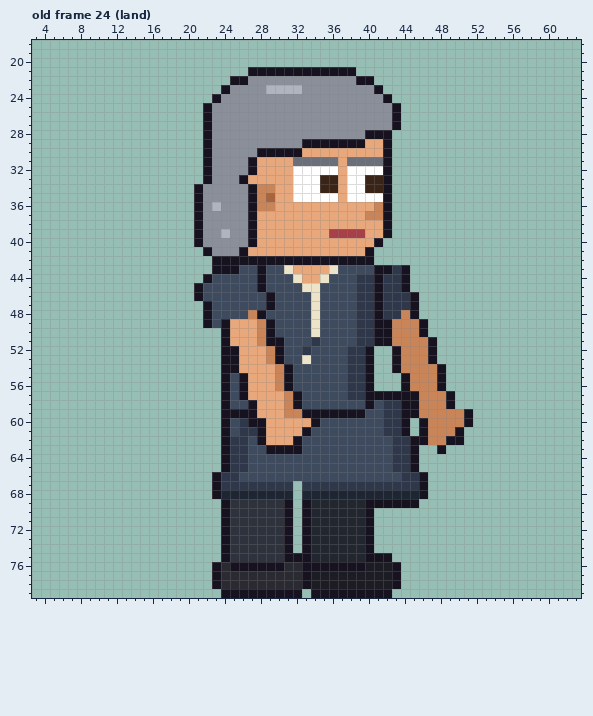
One commit to this pixel-art file: sprites/clients/client_attorney_b_right_anim.aseprite. That is the earlier state.
64x80 pixels, 123 frames. Colours within 5 levels of each other are drawn and written as one. Shown: old frame 24 (land): x 3..63, y 18..79. The commit also changed other frames, which this record leaves out.
Once edited:
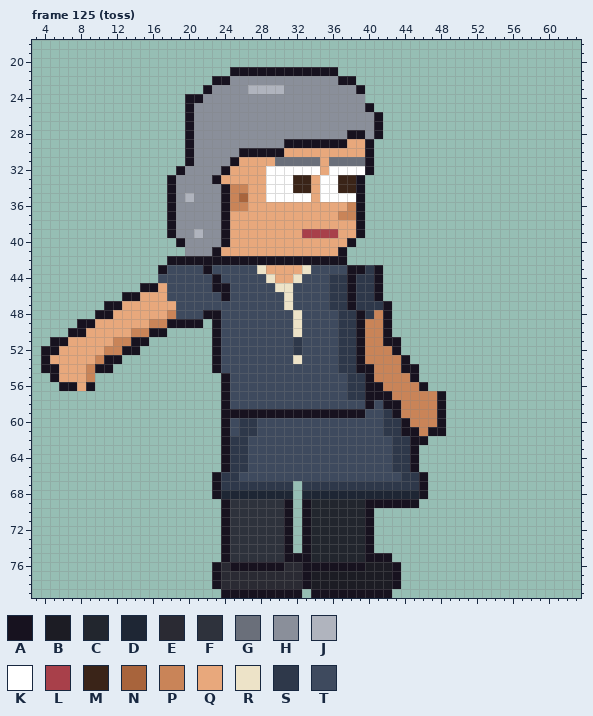
Palette (. is transparent): A #17121f  B #1c1c24  C #22262e  D #1e2634  E #2a2a33  F #2e323c  G #6a6f7a  H #8a8f9a  J #b0b4be  K #ffffff  L #a8404a  M #3a2418  N #a8643c  P #c98458  Q #e8a87c  R #ede3c8  S #2e384a  T #3e4a5e
A new or re-ordered frame is compared with the old frame closest to it.
From old to new:
frames 123 -> 129
--- frame 125 (toss) is new; against old frame 24 (land)
@@ x 3..63 @@
 20 .............................................................
-21 ........................AAAAAAAAAAAA.........................
-22 ......................AAHHHHHHHHHHHHAA.......................
-23 .....................AHHHHJJJJHHHHHHHHA......................
-24 ....................AHHHHHHHHHHHHHHHHHHA.....................
-25 ...................AHHHHHHHHHHHHHHHHHHHHA....................
-26 ...................AHHHHHHHHHHHHHHHHHHHHA....................
-27 ...................AHHHHHHHHHHHHHHHHHHHHA....................
-28 ...................AHHHHHHHHHHHHHHHHHAAA.....................
-29 ...................AHHHHHHHHHHAAAAAAAQQA.....................
-30 ...................AHHHHHAAAAAQQQQQQQQQA.....................
-31 ...................AHHHHAQQQQGGGGGQGGGGA.....................
-32 ...................AHHHHAQQQQKKKKKQKKKKA.....................
-33 ...................AHHHAQQQQQKKKMMQKKMMA.....................
-34 ..................AHHHHHAPPQQKKKMMQKKMMA.....................
-35 ..................AHHHHHAPNQQKKKKKQKKKKA.....................
-36 ..................AHJHHHAPPQQQQQQQQQQQPA.....................
-37 ..................AHHHHHAQQQQQQQQQQQQPPA.....................
-38 ..................AHHHHHAQQQQQQQQQQQQQQA.....................
-39 ..................AHHJHHAQQQQQQQQLLLLQQA.....................
-40 ..................AHHHHHAQQQQQQQQQQQQQA......................
-41 ...................AHHHAQQQQQQQQQQQQQA.......................
-42 ....................AAAAAAAAAAAAAAAAAA.......................
-43 ....................AAATTATTRQQQQRTTTTAASA...................
-44 ...................ATTTTTATTTRQQRTTTSSASSA...................
-45 ..................ATTTTTTATTTTRRTTTTSSASSA...................
-46 ..................ATTTTTTTATTTTRTTTTSSASSSA..................
-47 ...................ATTTTTTATTTTRTTTTSSASSSA..................
-48 ...................ATTTTPATTTTTRTTTTSSASSPA..................
-49 ...................ATAQQQPATTTTRTTTTSSAAPPPA.................
-50 .....................AQQQPATTTTRTTTTSSAAPPPA.................
-51 .....................AQQQPAATTTSTTTTSSAAPPPPA................
-52 .....................AAQQQPATTSTTTTSSA..APPPA................
-53 .....................AAQQQPATTRTTTTSSA..APPPA................
-54 .....................AAQQQQPATTTTTTSSA..APPPPA...............
-55 .....................ATAQQQPATTTTTTSSA...APPPA...............
-56 .....................ATAQQQPATTTTTTSSA...APPPA...............
-57 .....................ATAQQQQPATTTTTSSAAAAAAPPPA..............
-58 .....................ATTAQQQPATTTTTTTATSSAAPPPA..............
-59 .....................AAAAQQQPPAAAAAAATTSSAAPPPPPA............
-60 .....................ATSAAQQQQQATTTTTTTSSA.APPPPA............
-61 .....................ATSSAQQQQATTTTTTTTSSA.APPPA.............
-62 .....................ASSTAQQQATTTTTTTTTTSSAAPPAA.............
-63 .....................ASSTTAAAATTTTTTTTTTSSA..A...............
+21 ......................AAAAAAAAAAAA...........................
+22 ....................AAHHHHHHHHHHHHAA.........................
+23 ...................AHHHHJJJJHHHHHHHHA........................
+24 .................AAHHHHHHHHHHHHHHHHHH........................
+25 .................AHHHHHHHHHHHHHHHHHHHA.......................
+26 .................AHHHHHHHHHHHHHHHHHHHHA......................
+27 .................AHHHHHHHHHHHHHHHHHHHHA......................
+28 .................AHHHHHHHHHHHHHHHHHAAHA......................
+29 .................AHHHHHHHHHHAAAAAAAQQA.......................
+30 .................AHHHHHAAAAAQQQQQQQQQA.......................
+31 .................AHHHHAQQQQGGGGGQGGGGA.......................
+32 ................AHHHHAQQQQKKKKKKQKKKKA.......................
+33 ...............AHHHHAQQQQQKKKMMQKKMMA........................
+34 ...............AHHHHHAPPQQKKKMMQKKMMA........................
+35 ...............AHJHHHAPNQQKKKKKQKKKKA........................
+36 ...............AHHHHHAPPQQQQQQQQQQQPA........................
+37 ...............AHHHHHAQQQQQQQQQQQQPPA........................
+38 ...............AHHHHHAQQQQQQQQQQQQQQA........................
+39 ...............AHHJHHAQQQQQQQQLLLLQQA........................
+40 ................AHHHHAQQQQQQQQQQQQQA.........................
+41 .................HHHAQQQQQQQQQQQQQA..........................
+42 ...............AAAAAAAAAAAAAAAAAAAA..........................
+43 ..............ATTTTATTTTTRQQQQRTTTTAASA......................
+44 ..............TTTTTTATTTTTRQQRTTTSSASSA......................
+45 ............AAQTTTTTAATTTTTRRTTTTSSASSA......................
+46 ..........AAQQQTTTTTTATTTTTTRTTTTSSASSA......................
+47 ........AAQQQQQQTTTTTTTTTTTTRTTTTSSASSSA.....................
+48 .......AAQQQQQQPTTTAATTTTTTTTRTTTTSSASPA.....................
+49 .....AAQQQQQQPPAAAA.ATTTTTTTTRTTTTSSAPPA.....................
+50 ....AAQQQQQPPAA.....ATTTTTTTTRTTTTSSAPPA.....................
+51 ..AAQQQQQPPAA.......ATTTTTTTTSTTTTSSAPPAA....................
+52 .AAQQQQQPPAA........ATTTTTTTTSTTTTSSAPPPA....................
+53 .AQQQQQPAA..........ATTTTTTTTRTTTTSSAPPPPA...................
+54 .AAQQQPAA...........ATTTTTTTTTTTTTSSAAPPPAA..................
+55 ..AQQQP..............ATTTTTTTTTTTTTSSAPPPPA..................
+56 ...AAQA..............ATTTTTTTTTTTTTSSAAPPPPA.................
+57 .....................ATTTTTTTTTTTTTSSAAAPPPPPA...............
+58 .....................ATTTTTTTTTTTTTTTATAAPPPPA...............
+59 .....................AAAAAAAAAAAAAAAATTSAPPPPA...............
+60 .....................ATSSTTTTTTTTTTTTTTSSAPPPA...............
+61 .....................ATSSTTTTTTTTTTTTTTSSAAPAA...............
+62 .....................ASSTTTTTTTTTTTTTTTTSSAA.................
+63 .....................ASSTTTTTTTTTTTTTTTTSSA..................
 64 .....................ASSTTTTTTTTTTTTTTTTSSA..................
